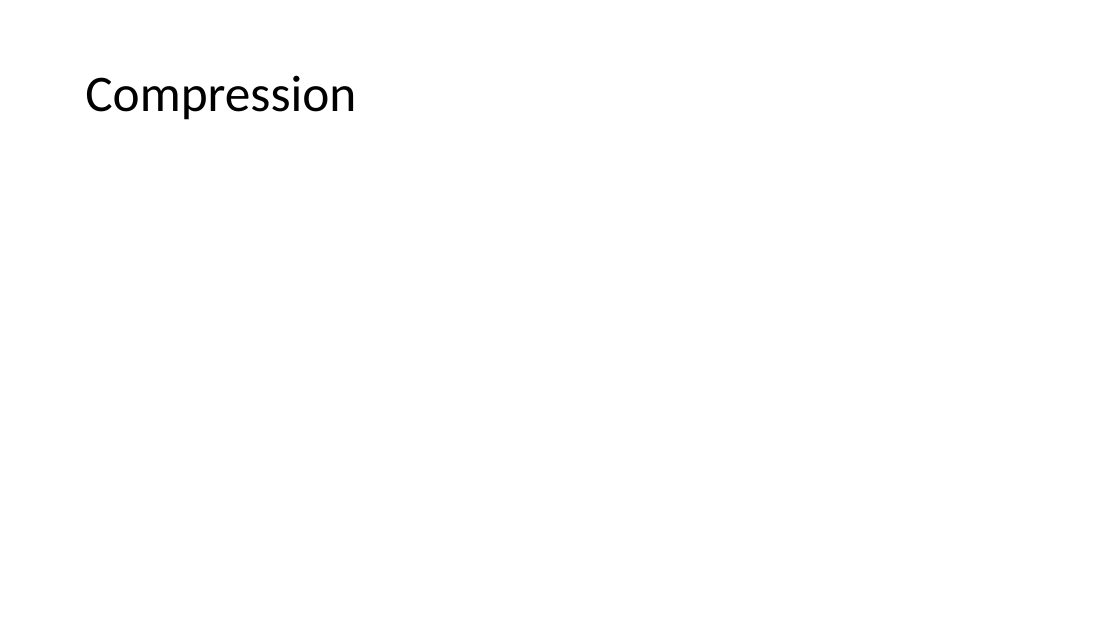
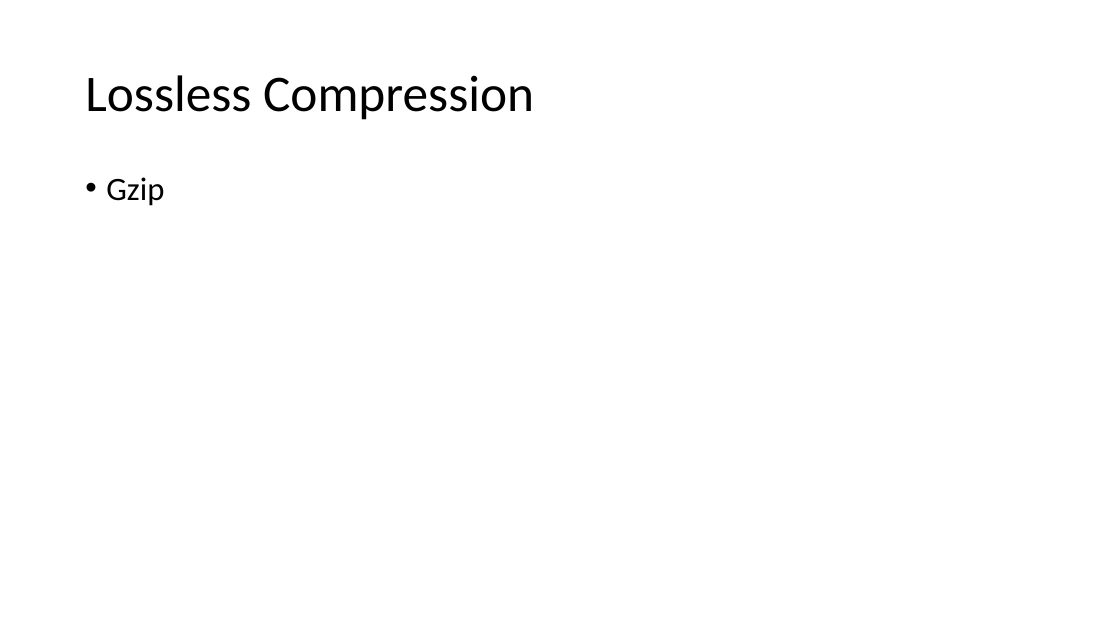
Before and after one commit to levtauz/Image_Project, a slide deck: slide 4 of docs/presentation.pptx (slide 3 before the commit). Drawn at 1120x630 pixels with LibreOffice and Linux fonts; fonts in the diff are those of the drawing. Boxes give left, top, right and bottom in pixels: in the first picture for what was removed or moved away, otherwise in the second. Text is boxed around its words. In the diff, an @@ line names an element or a change of style, - is before the commit and + after.

```diff
--- a/docs/presentation.pptx
+++ b/docs/presentation.pptx
@@ title at <box>85,75,534,120</box>: text changed @@
-Compression
+Lossless Compression
@@ text added at <box>106,177,164,206</box>, 28 pt, text #000000 @@
+• Gzip
```
Also in this commit, not shown: 2 other slides changed, 2 slides added, 1 slide removed, 4 other files.
